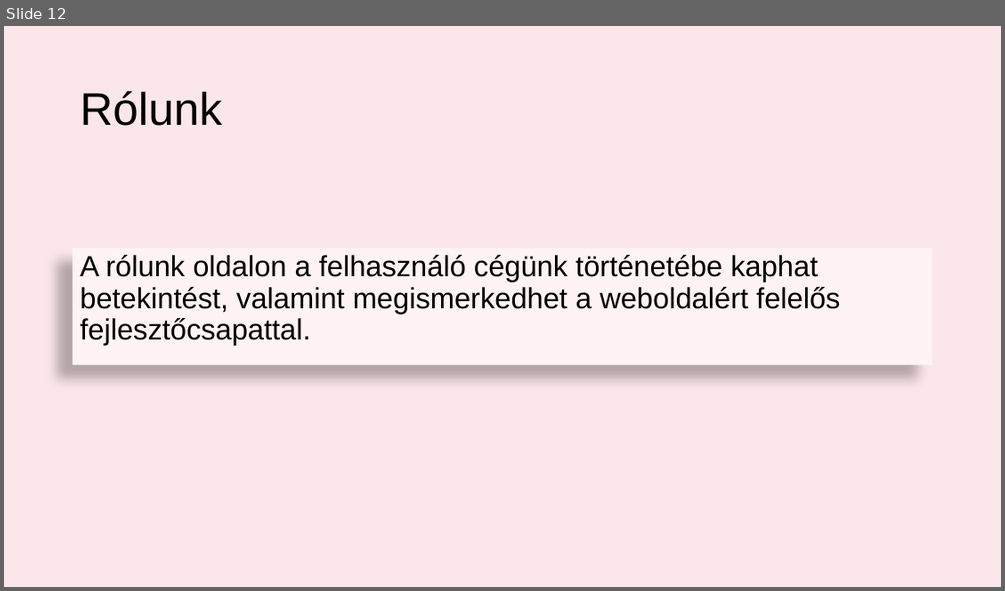
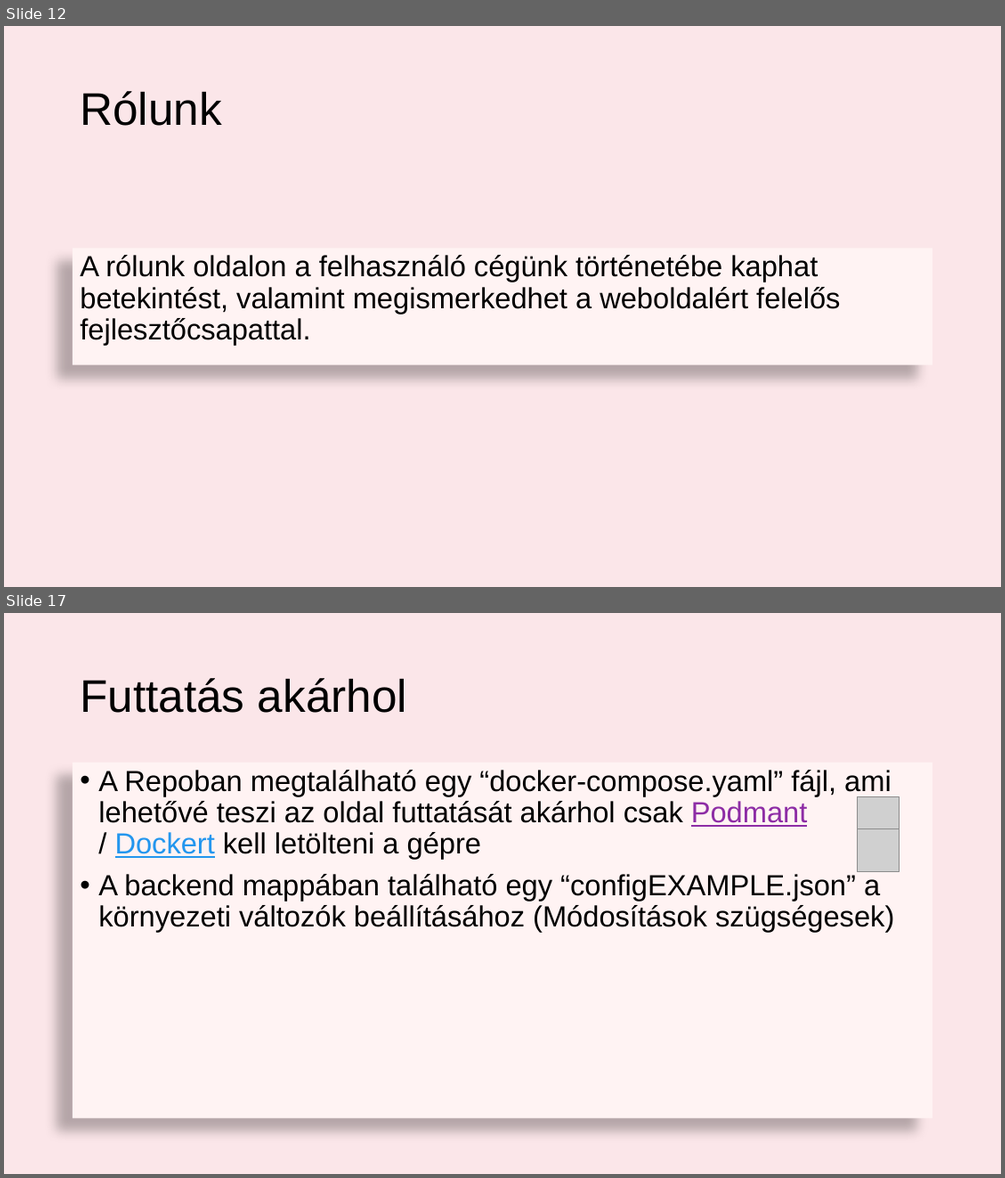
Before and after one commit to gerync/oakNglass, a slide deck: Oak&Glass.pptx. Shown one above the other, each under a label of ours: slide 12 before the commit, slides 12 and 17 after it; the slides between them are not shown. The pictures are 1005x591 and 1005x1178 pixels, drawn with LibreOffice and Linux fonts; fonts in the diff are those of the drawing; grey boxes stand for pictures. Boxes give left, top, right and bottom in pixels: in the first picture for what was removed or moved away, otherwise in the second. Text is boxed around its words. In the diff, an @@ line names an element or a change of style, - is before the commit and + after.

Commit message:
PPT backend++

```diff
--- a/Oak&Glass.pptx
+++ b/Oak&Glass.pptx
@@ slide 17 added at [4,613,1001,1174], background #FBE6E9 @@
@@ title added at [80,678,407,713], 44 pt, text #000000 @@
+Futtatás akárhol
@@ text added at [73,763,933,1119], fill #FFF3F3, 28 pt, text #000000 @@
+• A Repoban megtalálható egy “docker-compose.yaml” fájl, ami lehetővé teszi az oldal futtatását akárhol csak Podmant
+  / Dockert kell letölteni a gépre
+• A backend mappában található egy “configEXAMPLE.json” a környezeti változók beállításához (Módosítások szügségesek)
@@ picture added at [858,797,899,829] @@
@@ picture added at [858,829,899,871] @@
```
Also in this commit, not shown: 1 slide changed, 5 other slides added.
